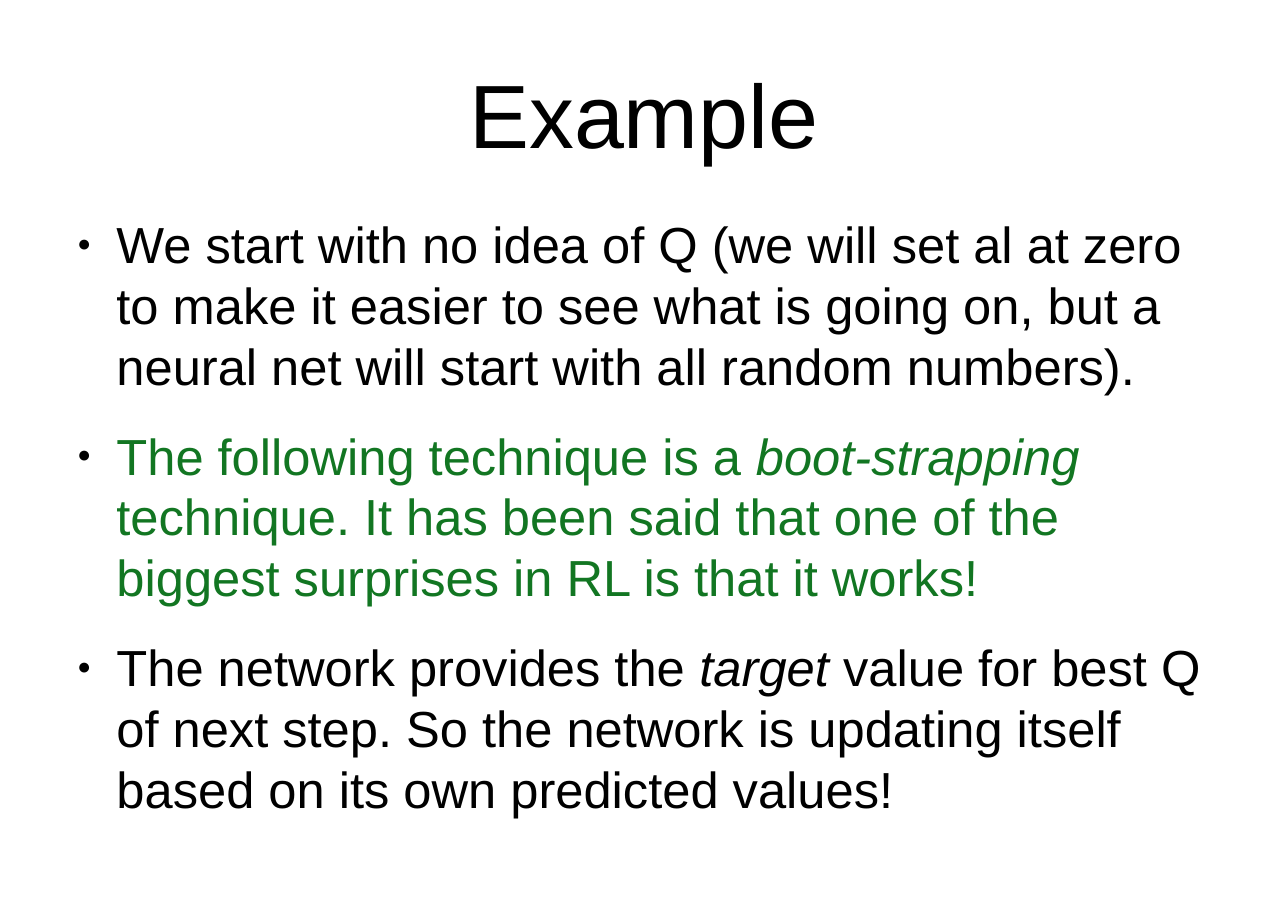
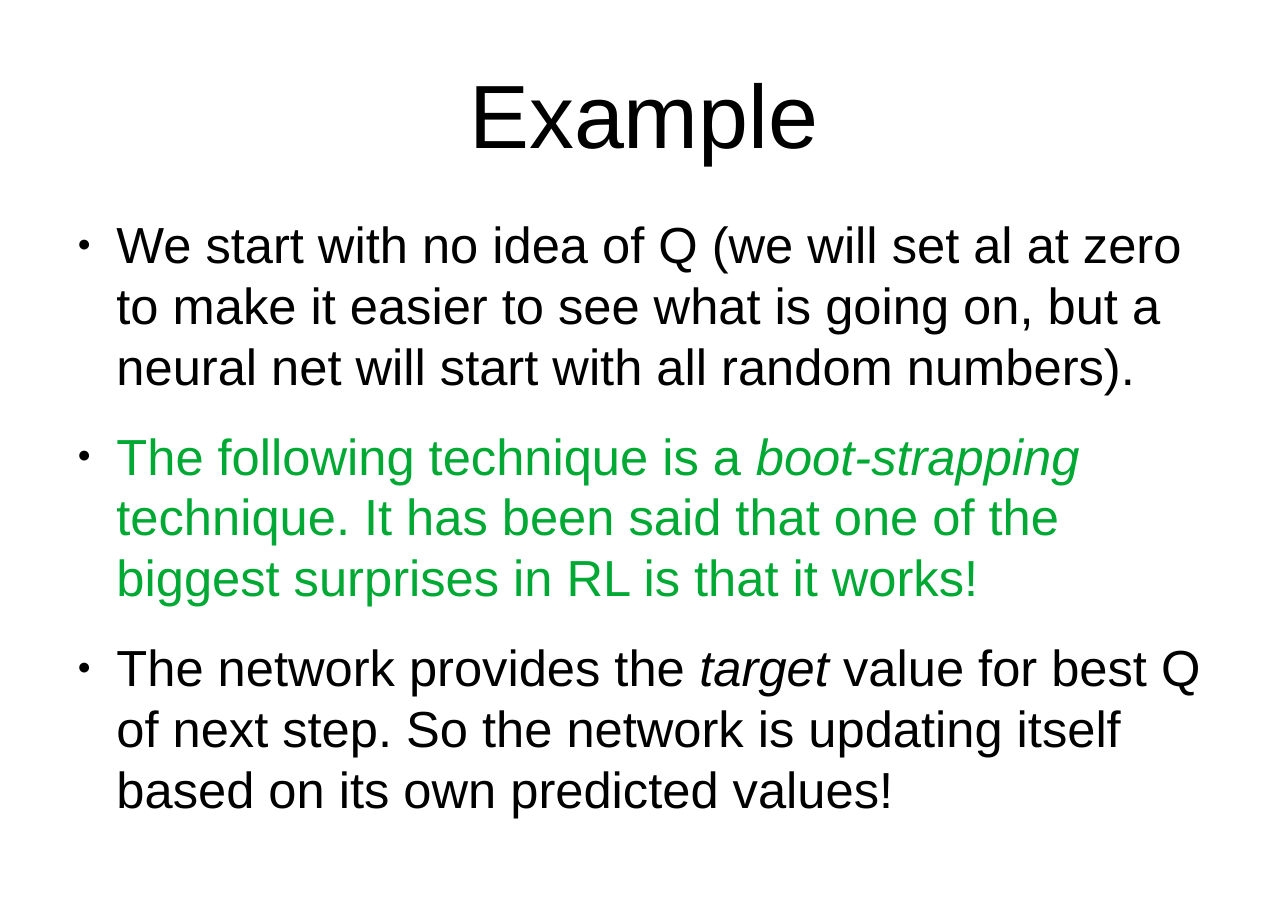
Before and after one commit to MichaelAllen1966/thursday_coding_club_2020, a slide deck: slide 17 of rl.odp (slide 16 before the commit). Drawn at 1288x911 pixels with LibreOffice and Linux fonts; fonts in the diff are those of the drawing. Boxes give left, top, right and bottom in pixels: in the first picture for what was removed or moved away, otherwise in the second. Text is boxed around its words. In the diff, an @@ line names an element or a change of style, - is before the commit and + after.

```diff
--- a/rl.odp
+++ b/rl.odp
@@ text at [116,438,1080,607]: text colour #127622 to #00A933 in "The following technique is a boot-strapping technique. ..." @@
```
Also in this commit, not shown: 8 other slides changed, 2 slides added.
